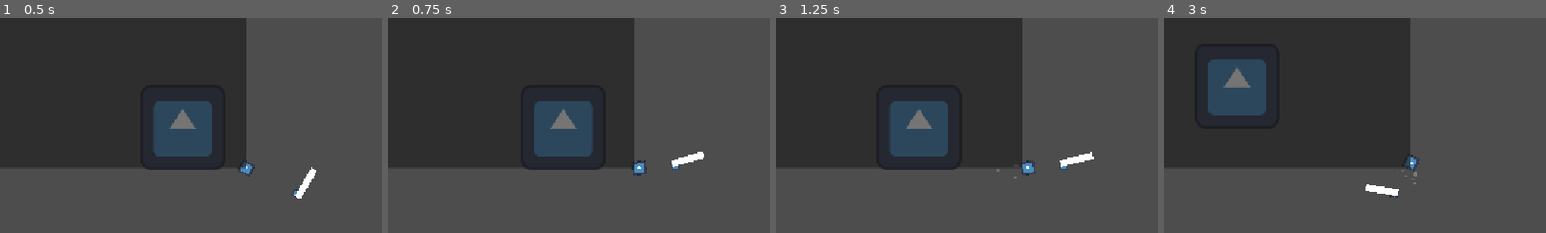
Above: before the commit, frames 1-4 (left to right).
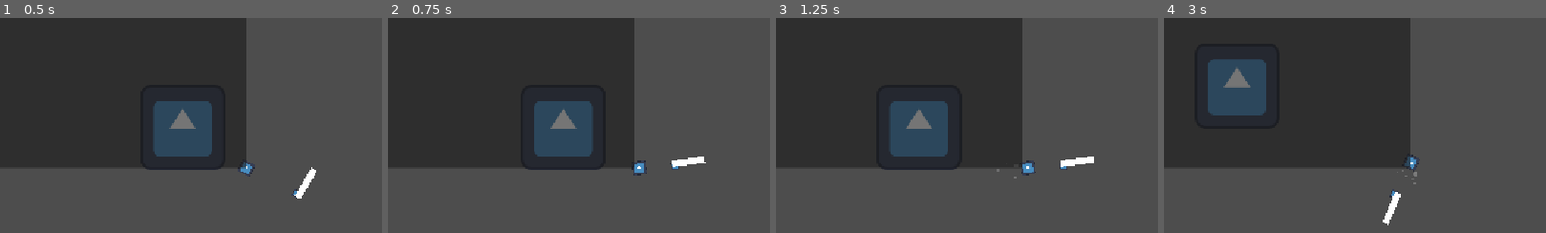
Above: after the commit, the same moments.

Repository: Mrbobbuilder69/GMTK_jam_2026
Game: Godot game, scene res://Scenes/test_scene_2.tscn
The game is run twice, just before and just after one commit, with the same random seed, the same clock (stepped at 60 frames per second) and the same inputs. The engine's default icon, where the game draws it, is replaced by a stand-in: a white triangle on a blue panel in a dark square. Sound files missing from this copy of the repository are replaced by a short silence.
Inputs (mouse positions are % of the whole screen's width and height, from its top left):
- Up to frame 1 (0.5 s): no input
- Up to frame 2 (0.75 s): tap Enter at 0.5 s; move the mouse to (72, 45) at 0.52 s; hold D (Right) from 0.53 s (still down); hold C (melee) from 0.53 s (still down); tap F (f) at 0.6 s
- Up to frame 3 (1.25 s): keep holding D (Right); keep holding C (melee)
- Up to frame 4 (3 s): move the mouse to (30, 55) at 1.27 s; release D (Right) at 1.28 s; release C (melee) at 1.28 s; hold S (Down) 1.28-2.03 s; tap C (melee) at 1.35 s; tap F (f) at 1.55 s; move the mouse to (60, 28) at 2.02 s; hold D (Right) 2.03-2.78 s; hold C (melee) 2.03-2.78 s; tap Space (Dash) at 2.1 s; move the mouse to (45, 70) at 2.77 s; hold W (Up) from 2.78 s (still down); tap Shift (Sprint) at 2.85 s
The pictures show only the part of the screen within x 18-68%, y 15-65%; the shares and areas given below are measured in that part.

Frame 1 is identical in both runs. In frame 2, 0.2% of the frame differs, in the area x 75-84%, y 62-70%; in frame 3, 0.2%; in frame 4, 0.5%, in the area x 52-62%, y 77-97%.

Commit message:
Update weapon.gd

Diff:
--- a/Scenes/Scripts/weapon.gd
+++ b/Scenes/Scripts/weapon.gd
@@ -30,8 +30,8 @@
 
 func get_mouse_unit():
 	var mouseDir=Vector2(0,0)
-	var distX=get_global_mouse_position().x-position.x
-	var distY=get_global_mouse_position().y-position.y
+	var distX=position.x
+	var distY=position.y
 	if position.x>get_global_mouse_position().x:
 		mouseDir.x=-1
 	else:
